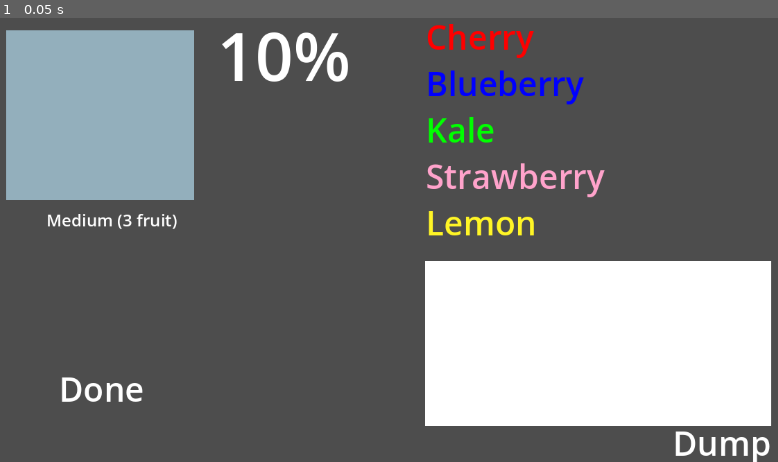
Above: before the commit, frame 1.
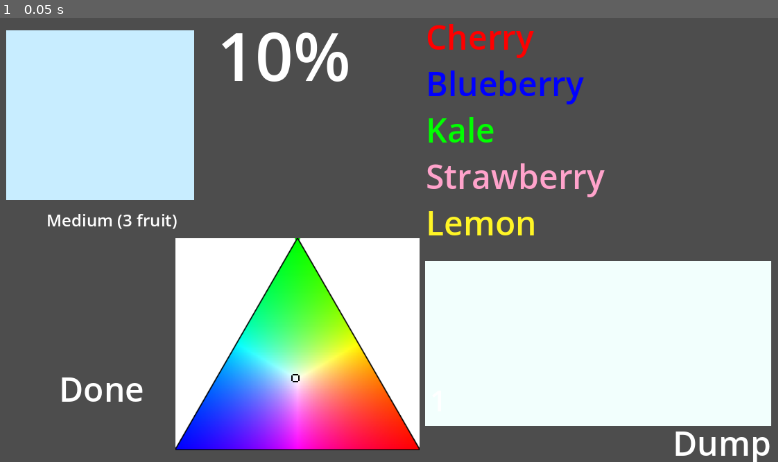
Above: after the commit, the same moment.

Repository: Pig207/Fruit_Blender
Game: Godot game, scene res://Scenes/main.tscn
Same seed, same stepped clock (60 frames per second), same inputs: the game is played once before the commit and once after it.
Inputs:
- Up to frame 1 (0.05 s): no input

The runs differ from the first frame. In frame 1, 24% of the frame differs, in the area x 0-54%, y 2-98%.

Commit message:
Add files via upload
maximize_brightness

Diff:
--- a/Fruit Blender/Scenes/kitchen.gd
+++ b/Fruit Blender/Scenes/kitchen.gd
@@ -6,12 +6,18 @@
 var possible_sizes = [["small", 2], ["small", 2], ["Medium", 3], ["small", 2], ["Medium", 3], ["Large", 5]]
 var blender_size = 0
 var percentage_similarity = 0
+var triangle_corners
+
+var maximize_brightness = true #change to false for old mode
 
 func _ready():
 	setup_Fruit_List()
 	setup_Done()
 	setup_Dump()
 	generate_new_color()
+	triangle_corners = get_corner_positions()
+	print(triangle_corners)
+	get_node("Color Triangle/Target").position = set_target_on_triangle($Blender/ColorRect.color)
 
 func setup_Fruit_List():
 	var text_string = ""
@@ -40,6 +46,7 @@
 	color_list = []
 	$Blender/ColorRect.color = Color("#ffffff")
 	blender_size = 0
+	get_node("Color Triangle/Target").position = set_target_on_triangle(Color("#ffffff"))
 
 func select_random_fruit_color():
 	return Color((fruit_list.pick_random())[1])
@@ -52,8 +59,10 @@
 	$Blender/ColorRect.color = new_blender_combo
 	blender_size += 1
 	$Blender/Blender_Size.text = str(blender_size)
+	get_node("Color Triangle/Target").position = set_target_on_triangle(new_blender_combo)
 
 func average_color_list(colors):
+
 	var count = colors.size()
 	if count == 0:
 		return Color.BLACK # Fallback for empty list
@@ -73,12 +82,31 @@
 		total_a += color.a # Alpha averages linearly
 
 	# Divide by total and take the square root
-	return Color(
-		sqrt(total_r / count),
-		sqrt(total_g / count),
-		sqrt(total_b / count),
-		total_a / count
-	)
+	var final_r = sqrt(total_r / count)
+	var final_g = sqrt(total_g / count)
+	var final_b = sqrt(total_b / count)
+	var final_a = total_a / count
+
+	# --- OPTIONAL SCALING CLAUSE ---
+	if maximize_brightness:
+		var max_val = maxf(final_r, maxf(final_g, final_b))
+
+		if max_val > 0.0:
+			# Scale up to max out the brightest channel at 1.0 (255)
+			final_r /= max_val
+			final_g /= max_val
+			final_b /= max_val
+		else:
+			# If it's pure black, force it to white
+			final_r = 1.0
+			final_g = 1.0
+			final_b = 1.0
+	else:
+		# Do nothing, keep the standard, unscaled math values
+		pass
+	# -------------------------------
+
+	return Color(final_r, final_g, final_b, final_a)
 
 
 func get_color_similarity(color1: Color, color2: Color):
@@ -98,6 +126,51 @@
 
 	return clampf(similarity, 0.0, 100.0)
 
+func get_corner_positions() -> Dictionary:
+	# Ensure there is a texture loaded to avoid null errors
+	var texture = get_node("Color Triangle/Triangle").texture
+	if not texture:
+		print("woop")
+		return {}
+
+	# Get the base texture size in pixels
+	var tex_size = texture.get_size()
+
+	# Calculate scaled half-extents (accounting for node scale and mirroring/flip)
+	var half_width = (tex_size.x / 2.0) * abs(get_node("Color Triangle/Triangle").scale.x)
+	var half_height = (tex_size.y / 2.0) * abs(get_node("Color Triangle/Triangle").scale.y)
+
+	# Calculate all four global positions
+	return {
+		"top_left": position + Vector2(-half_width, -half_height),
+		"top_right": position + Vector2(half_width, -half_height),
+		"bottom_left": position + Vector2(-half_width, half_height),
+		"bottom_right": position + Vector2(half_width, half_height)
+	}
+
+func set_target_on_triangle(current_color: Color):
+	var pos_green = (triangle_corners["top_right"] + triangle_corners["top_left"]) / 2
+	var pos_red = triangle_corners["bottom_right"]
+	var pos_blue = triangle_corners["bottom_left"]
+
+	# 1. Normalize the color channels so they always sum up to 1.0.
+	# This ensures the marker always stays flat on the 2D plane of the triangle,
+	# even if the color's brightness varies slightly.
+	var total := current_color.r + current_color.g + current_color.b
+
+	if total == 0.0:
+		# Fallback to the center of the triangle if the color is pure black
+		return (pos_red + pos_green + pos_blue) / 3.0
+
+	var w_red := current_color.r / total
+	var w_green := current_color.g / total
+	var w_blue := current_color.b / total
+
+	# 2. Use the normalized channels as weights to find the final 2D position
+	var marker_pos = (pos_red * w_red) + (pos_green * w_green) + (pos_blue * w_blue)
+
+	return marker_pos
+
 func _on_done_meta_clicked(meta: Variant) -> void:
 	dump_blender()
 	generate_new_color()
--- a/Fruit Blender/Scenes/kitchen.tscn
+++ b/Fruit Blender/Scenes/kitchen.tscn
@@ -1,6 +1,8 @@
-[gd_scene load_steps=2 format=3 uid="uid://cdi2hlmx4rlgv"]
+[gd_scene load_steps=4 format=3 uid="uid://cdi2hlmx4rlgv"]
 
 [ext_resource type="Script" uid="uid://dbtb2xjaj8hnd" path="res://Scenes/kitchen.gd" id="1_7u47w"]
+[ext_resource type="Texture2D" uid="uid://xhwhlw33iuer" path="res://assets/rgb_triangle.png" id="2_lvc4q"]
+[ext_resource type="Texture2D" uid="uid://ceh5mv2xvkomo" path="res://assets/uncheck.png" id="3_6pjjr"]
 
 [node name="Kitchen" type="Node2D"]
 script = ExtResource("1_7u47w")
@@ -25,6 +27,7 @@
 offset_top = 358.0
 offset_right = 1135.0
 offset_bottom = 596.0
+color = Color(0.95, 1, 0.9925, 1)
 
 [node name="Blender_Size" type="Label" parent="Blender"]
 offset_left = 643.0
@@ -53,6 +56,7 @@
 offset_top = 25.0
 offset_right = 303.0
 offset_bottom = 270.0
+color = Color(1, 0, 0, 1)
 
 [node name="Percentage" type="Label" parent="."]
 offset_left = 260.0
@@ -82,6 +86,21 @@
 meta_underlined = false
 hint_underlined = false
 
+[node name="Color Triangle" type="Node2D" parent="."]
+position = Vector2(452, 478)
+
+[node name="Triangle" type="Sprite2D" parent="Color Triangle"]
+position = Vector2(-5.36442e-07, -3.8147e-06)
+scale = Vector2(0.8, 0.8)
+texture = ExtResource("2_lvc4q")
+
+[node name="Target" type="Sprite2D" parent="Color Triangle"]
+modulate = Color(0, 0, 0, 1)
+z_index = 2
+texture_filter = 1
+scale = Vector2(2, 2)
+texture = ExtResource("3_6pjjr")
+
 [connection signal="meta_clicked" from="Fruit Selection/Fruit List" to="." method="_on_fruit_list_meta_clicked"]
 [connection signal="meta_clicked" from="Blender/Dump" to="." method="_on_dump_meta_clicked"]
 [connection signal="meta_clicked" from="Done" to="." method="_on_done_meta_clicked"]
Binary file added: Fruit Blender/assets/rgb_triangle.png
Not shown, added: Fruit Blender/assets/rgb_triangle.png.import
Binary file added: Fruit Blender/assets/uncheck.png
Not shown, added: Fruit Blender/assets/uncheck.png.import
